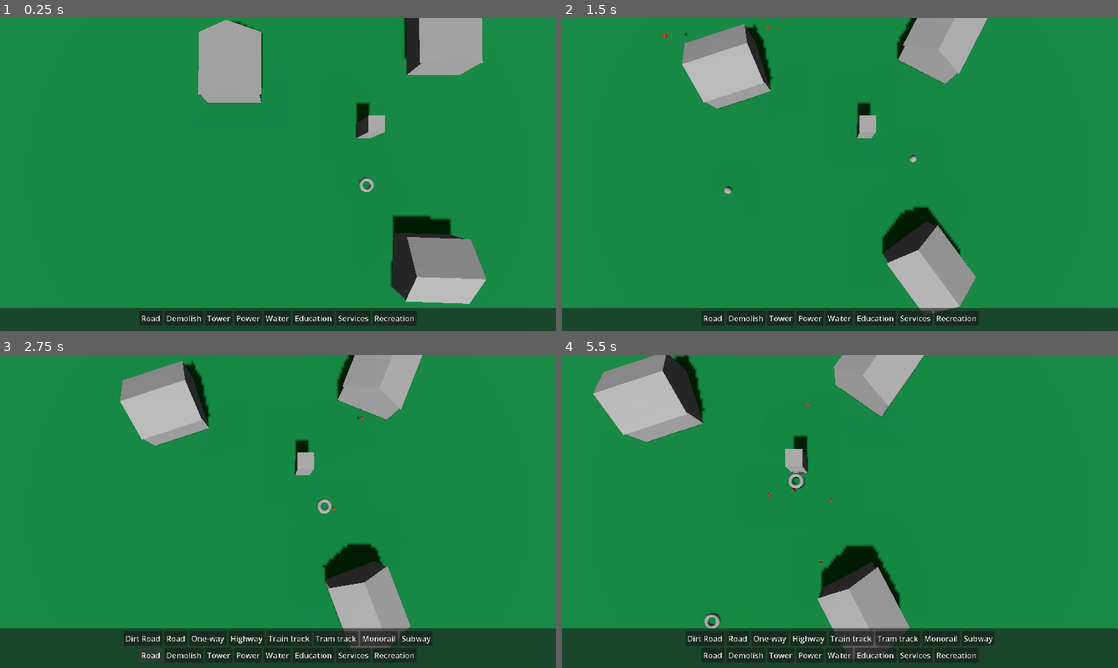
Above: before the commit, frames 1-4 (two rows, left to right).
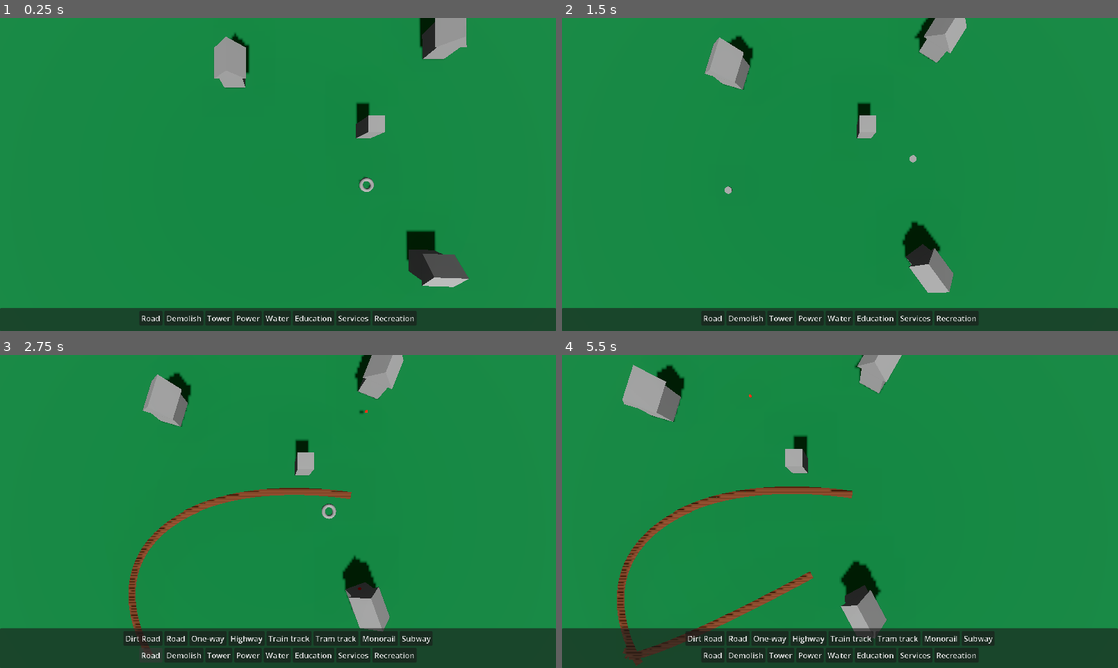
Above: after the commit, the same moments.

Repository: artesgo/city-defense
Game: Godot game, scene res://main.tscn
The game is run twice, just before and just after one commit, with the same random seed, the same clock (stepped at 60 frames per second) and the same inputs.
Inputs (mouse positions are in pixels of both pictures, inside the frame that each line leads up to):
- Up to frame 1 (0.25 s): no input
- Up to frame 2 (1.5 s): tap Enter (ui_accept) at 0.5, 0.77 s; move the mouse to (962, 158) at 0.52 s; hold D (move_right) 0.53-1.25 s; tap R (build_road) at 0.6 s; click (962, 158) at 0.67 s; drag from (728, 190) to (812, 237) at 1.27 s
- Up to frame 3 (2.75 s): click "Road" at 2 s
- Up to frame 4 (5.5 s): click "Dirt Road" at 2.75 s; click "Road" at 3.5 s; move the mouse to (895, 442) at 4.27 s; hold D (move_right) 4.28-5 s; tap Mouse wheel up (zoom_in) at 4.35 s; drag from (812, 574) to (673, 464) at 5.02 s

The runs differ from the first frame. In frame 1, 7.4% of the frame differs, in the area x 35-88%, y 0-92%; in frame 2, 8.2%; in frame 3, 8.8%; in frame 4, 11%, in the area x 5-66%, y 0-100%.

Commit message:
the curves

Diff:
--- a/_buildings/_projectiles/bullet.gd
+++ b/_buildings/_projectiles/bullet.gd
@@ -36,4 +36,3 @@
 func on_hit() -> void:
 	#play particle effects
 	self.queue_free()
-	return
--- a/_buildings/building.tscn
+++ b/_buildings/building.tscn
@@ -34,13 +34,13 @@
 surface_material_override/0 = SubResource("StandardMaterial3D_ud6ph")
 
 [node name="CollisionShape3D" type="CollisionShape3D" parent="Area3D" unique_id=1181179134]
-transform = Transform3D(8, 0, 0, 0, 8, 0, 0, 0, 8, 0, 1.5, 0)
+transform = Transform3D(4, 0, 0, 0, 4, 0, 0, 0, 4, 0, 1.5, 0)
 shape = SubResource("BoxShape3D_8h5yi")
 
 [node name="MeshInstance3D" type="MeshInstance3D" parent="." unique_id=1219878044]
-transform = Transform3D(8, 0, 0, 0, 2, 0, 0, 0, 8, 0, 3.5, 0)
+transform = Transform3D(4, 0, 0, 0, 2, 0, 0, 0, 4, 0, 3.5, 0)
 mesh = SubResource("PrismMesh_8h5yi")
 
 [node name="MeshInstance3D2" type="MeshInstance3D" parent="." unique_id=864851127]
-transform = Transform3D(7.5, 0, 0, 0, 3, 0, 0, 0, 8, 0, 1, 0)
+transform = Transform3D(3, 0, 0, 0, 3, 0, 0, 0, 3.5, 0, 1, 0)
 mesh = SubResource("BoxMesh_8h5yi")
--- a/_characters/enemy.gd
+++ b/_characters/enemy.gd
@@ -50,10 +50,9 @@
 	# Example: Emit a signal to notify other nodes about the attack
 	emit_signal("enemy_attack", self)
 
-
 func take_damage(amount : float) -> void:
 	hp -= amount
-	print_debug("%s took %d dmg, HP left: %d" % [name, amount, hp])
+	#print_debug("%s took %d dmg, HP left: %d" % [name, amount, hp])
 
 	if hp <= 0:
 		die()
@@ -65,7 +64,6 @@
 ##########################
 # --- SIGNAL HANDLERS -- #
 ##########################
-
 func _on_body_entered(body : Node) -> void:
 	# 1️⃣ Quick sanity checks
 	if not body or not body.is_inside_tree():
--- a/_characters/enemy.tscn
+++ b/_characters/enemy.tscn
@@ -23,14 +23,13 @@
 mesh = SubResource("TorusMesh_lrjkw")
 
 [node name="CollisionShape3D3" type="CollisionShape3D" parent="." unique_id=630835476]
-transform = Transform3D(1.1, 0, 0, 0, 1.1, 0, 0, 0, 1.1, 0, 0, 0)
 shape = SubResource("CylinderShape3D_8h5yi")
 
 [node name="Area3D" type="Area3D" parent="." unique_id=1741294559]
 script = ExtResource("2_l4fgf")
 
 [node name="CollisionShape3D2" type="CollisionShape3D" parent="Area3D" unique_id=1084064868]
-transform = Transform3D(1, 0, 0, 0, 1, 0, 0, 0, 1, 0, 0.114253104, 0)
+transform = Transform3D(1.1, 0, 0, 0, 1.1, 0, 0, 0, 1.1, 0, 0, 0)
 shape = SubResource("CylinderShape3D_8h5yi")
 
 [node name="Selection" type="MeshInstance3D" parent="Area3D" unique_id=309496997]
--- a/_paths/road_builder.tscn
+++ b/_paths/road_builder.tscn
@@ -2,20 +2,23 @@
 
 [ext_resource type="Script" uid="uid://dvjo343n3or2n" path="res://_paths/road_builder.gd" id="2_to7xm"]
 
-[sub_resource type="SphereMesh" id="SphereMesh_4c57u"]
+[sub_resource type="CylinderMesh" id="CylinderMesh_cikta"]
+height = 0.1
 
-[sub_resource type="SphereMesh" id="SphereMesh_kek77"]
+[sub_resource type="CylinderMesh" id="CylinderMesh_r2cxm"]
+height = 0.1
 
-[sub_resource type="SphereMesh" id="SphereMesh_5vw27"]
+[sub_resource type="CylinderMesh" id="CylinderMesh_7ttsj"]
+height = 0.1
 
 [node name="RoadBuilder" type="Node3D" unique_id=1293868424]
 script = ExtResource("2_to7xm")
 
 [node name="Start" type="MeshInstance3D" parent="." unique_id=1500753663]
-mesh = SubResource("SphereMesh_4c57u")
+mesh = SubResource("CylinderMesh_cikta")
 
 [node name="Midway" type="MeshInstance3D" parent="." unique_id=1565682102]
-mesh = SubResource("SphereMesh_kek77")
+mesh = SubResource("CylinderMesh_r2cxm")
 
 [node name="End" type="MeshInstance3D" parent="." unique_id=918577568]
-mesh = SubResource("SphereMesh_5vw27")
+mesh = SubResource("CylinderMesh_7ttsj")
--- a/_paths/road_listener.gd
+++ b/_paths/road_listener.gd
@@ -3,19 +3,83 @@
 # OnRoadBuilder, add child road
 
 # Called when the node enters the scene tree for the first time.
+var road_curve : Curve3D = null
+
 func _ready():
-	pass # Replace with function body.
-
+	# Create ImmediateGeometry for debug drawing
+	#var ig = ImmediateMesh.new()
+	#add_child(ig)
+	pass
 
 # Called every frame. 'delta' is the elapsed time since the previous frame.
 func _process(_delta):
 	pass
 
 #TODO: build straight road
+func _on_build_straight_road(lanes: int):
+	pass
 
+func _on_build_straight_oneway(lanes: int):
+	pass
 
 #TODO: build curved road on 3 selections
-func _on_road_builder_construct_road(_positions):
-	pass
-
-#TODO: when roads are built, make plots next to road buildable
+func _on_road_builder_construct_road(positions):
+	var curve = Curve3D.new()
+	# Set baking interval before adding points to ensure interpolation
+	curve.bake_interval = 1.0
+	var _p1 : Vector3 = positions.pop_front()
+	var _p2 : Vector3 = positions.pop_front()
+	var _p3 : Vector3 = positions.pop_front()
+	var in_handle = Vector3.ZERO
+	var out_handle = Vector3.ZERO
+	# ok google
+	var alpha = 0.33
+	var raw_tangent: Vector3 = _p3 - _p1
+	var scaled_tangent: Vector3 = raw_tangent * alpha
+	#in_handle = _p2 - (alpha * (_p3 - _p1))
+	#out_handle = _p2 + (alpha * (_p3 - _p1))
+	in_handle = -scaled_tangent
+	out_handle = scaled_tangent
+	# ok google end
+	curve.add_point(_p1)
+	curve.add_point(_p2, in_handle, out_handle)
+	curve.add_point(_p3)
+	# Generate simple road segments between points
+	var lane_width = 1.0
+	var road_height = 0.01
+	var points = curve.get_baked_points()
+	if points.size() < 2:
+		return
+	# Begin surface tool once before loop
+	var st = SurfaceTool.new()
+	st.begin(Mesh.PRIMITIVE_TRIANGLES)
+	# Generate vertices for a quad strip along the path
+	for i in range(points.size() - 1):
+		var p0 = points[i]
+		var p1 = points[i + 1]
+		var dir = (p1 - p0).normalized()
+		var up = Vector3.UP
+		var right = dir.cross(up).normalized()
+		# Apply vertical offset
+		p0.y += road_height
+		p1.y += road_height
+		var v0 = p0 - right * lane_width / 2.0
+		var v1 = p0 + right * lane_width / 2.0
+		var v2 = p1 - right * lane_width / 2.0
+		var v3 = p1 + right * lane_width / 2.0
+		# First triangle
+		st.add_vertex(v0)
+		st.add_vertex(v2)
+		st.add_vertex(v3)
+		# Second triangle
+		st.add_vertex(v0)
+		st.add_vertex(v3)
+		st.add_vertex(v1)
+	# Commit once after loop and create mesh instance
+	var mesh = st.commit()
+	var mesh_instance = MeshInstance3D.new()
+	mesh_instance.mesh = mesh
+	var mat = StandardMaterial3D.new();
+	mat.albedo_color = Color(0.4, 0.2, 0.1)
+	mesh_instance.material_override = mat
+	add_child(mesh_instance)
--- a/_ui/desktop.gd
+++ b/_ui/desktop.gd
@@ -1,10 +1,8 @@
 extends Label
-
 
 # Called when the node enters the scene tree for the first time.
 func _ready():
 	pass # Replace with function body.
-
 
 # Called every frame. 'delta' is the elapsed time since the previous frame.
 func _process(delta):
--- a/_ui/exit.gd
+++ b/_ui/exit.gd
@@ -1,11 +1,9 @@
 extends Label
-
 
 # Called when the node enters the scene tree for the first time.
 func _ready():
 	pass # Replace with function body.
 
-
 # Called every frame. 'delta' is the elapsed time since the previous frame.
 func _process(delta):
 	pass
--- a/camera/camera_body.gd
+++ b/camera/camera_body.gd
@@ -1,5 +1,4 @@
 extends CharacterBody3D
-
 
 const SPEED = 12.0
 const JUMP_VELOCITY = 4.5
--- a/camera/camera_zoom.gd
+++ b/camera/camera_zoom.gd
@@ -3,7 +3,6 @@
 ##########################
 # --- Public Settings ---
 ##########################
-
 @export var min_height : float = 8.0      # lowest Y the camera can go to
 @export var max_height : float = 64.0     # highest Y the camera can go to
 @export var lerp_speed : float = 8.0      # how fast the camera moves (units per second)
--- a/enemies/enemy_spawner.gd
+++ b/enemies/enemy_spawner.gd
@@ -5,7 +5,6 @@
 ##########################
 # === CONFIGURATION ==== #
 ##########################
-
 @export var spawn_interval : float = 2.0
 	# How often to spawn (seconds).
 
@@ -20,11 +19,9 @@
 @export var spawn_on_start : bool = true
 	# If true, the first spawn happens immediately when the game starts.
 
-
 ##########################
 # === INTERNALS ======== #
 ##########################
-
 var _timer : Timer
 var _rng   := RandomNumberGenerator.new()
 
@@ -52,15 +49,12 @@
 ##########################
 # === CALLBACKS ======== #
 ##########################
-
 func _on_timer_timeout() -> void:
 	spawn_enemy()
-
 
 ##########################
 # === SPAWN LOGIC ====== #
 ##########################
-
 func spawn_enemy() -> void:
 	# Pick a random enemy type
 	var idx = _rng.randi_range(0, enemy_scenes.size() - 1)
